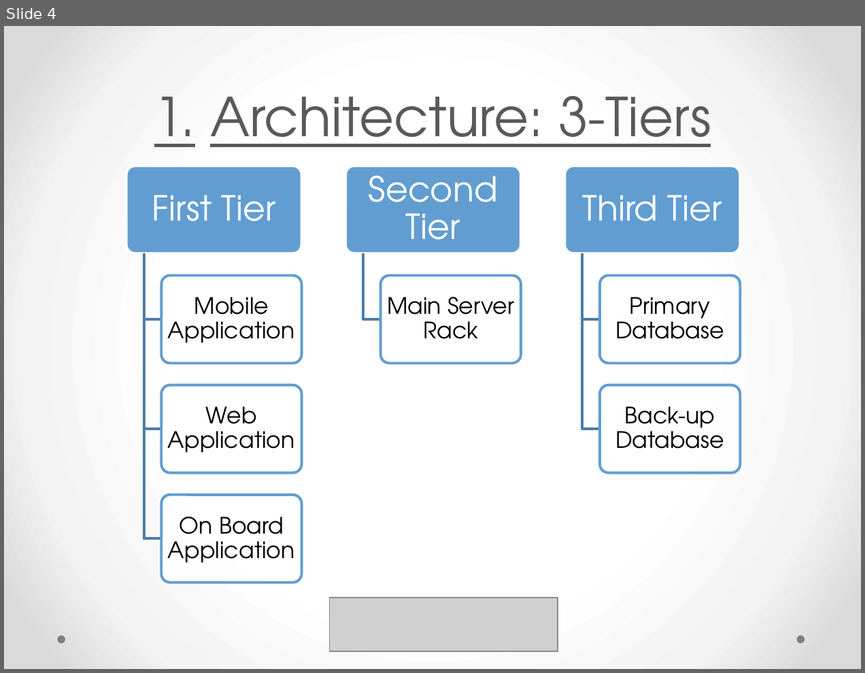
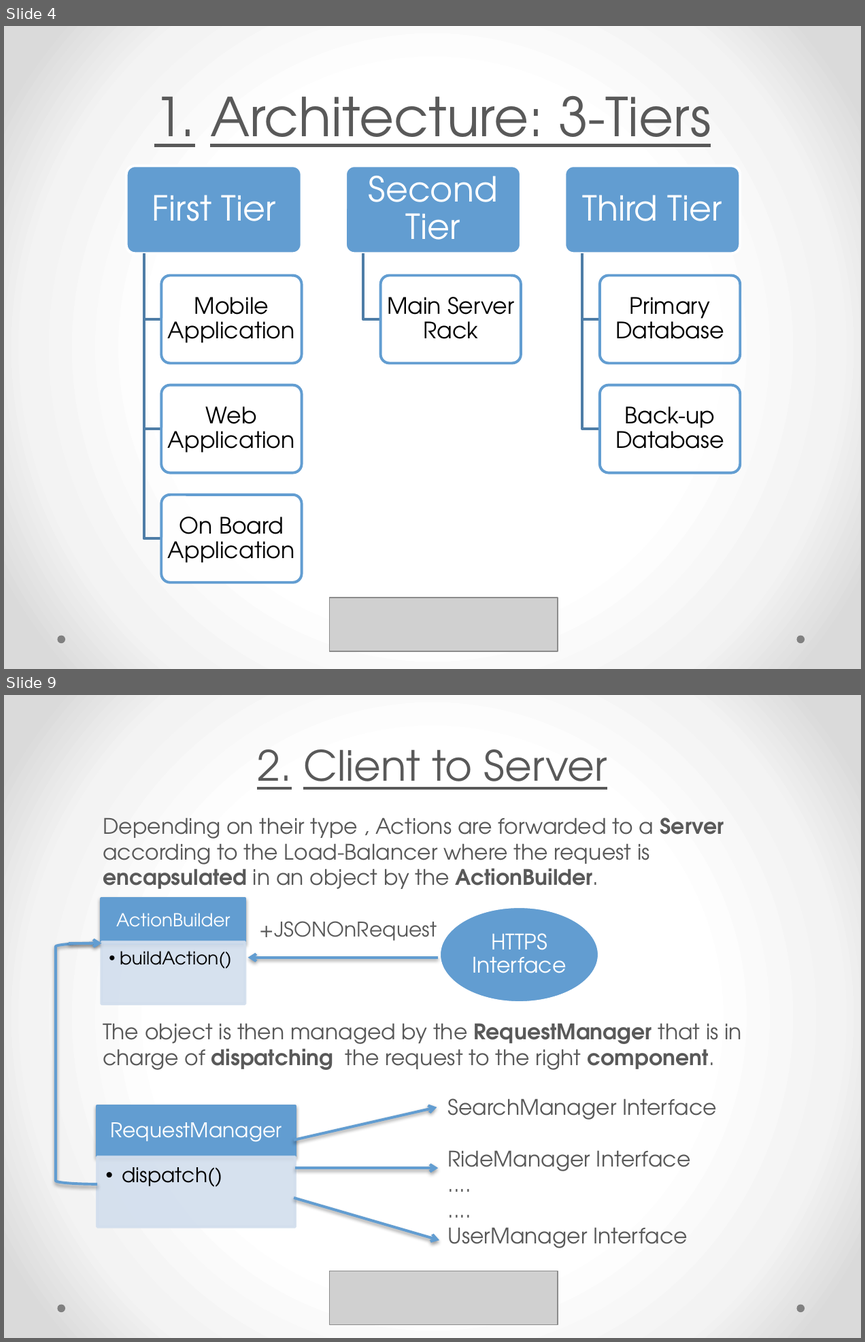
Before and after one commit to yangi92/SE2_PowerEnJoy, a slide deck: PP/PresentationDD.pptx. Shown one above the other, each under a label of ours: slide 4 before the commit, slides 4 and 9 after it; the slides between them are not shown. The pictures are 865x673 and 865x1342 pixels, drawn with LibreOffice and Linux fonts; fonts in the diff are those of the drawing; grey boxes stand for pictures. Boxes give left, top, right and bottom in pixels: in the first picture for what was removed or moved away, otherwise in the second. Text is boxed around its words. In the diff, an @@ line names an element or a change of style, - is before the commit and + after.

Commit message:
PP DD updated

```diff
--- a/PP/PresentationDD.pptx
+++ b/PP/PresentationDD.pptx
@@ slide 9 added at (4, 695, 861, 1338), background gradient #FFFFFF to #F4F4F4 to #DADADA; not listed: 2 template elements that a slide beside it also shows @@
@@ title added at (257, 749, 607, 790), 35 pt, text #595959, underline @@
+2. Client to Server
@@ text added at (103, 817, 742, 1070), 18 pt, text #595959 @@
+Depending on their type , Actions are forwarded to a Server according to the Load-Balancer where the request is encapsulated in an object by the ActionBuilder.
++JSONOnRequest
+The object is then managed by the RequestManager that is in charge of dispatching the request to the right component.
@@ ellipse added at (439, 906, 598, 1002), fill #629DD1, outline #FFFFFF 2.25 pt @@
@@ text added at (472, 933, 566, 973), 18 pt, text #FFFFFF @@
+HTTPS
+Interface
@@ left bracket added at (56, 943, 97, 1183), outline #629DD1 2.25 pt @@
@@ arrow added from (68, 943) to (102, 943), #629DD1 2.25 pt @@
@@ group added at (102, 899, 245, 1004): 2 rectangles, 2 texts @@
+ActionBuilder
+  •• buildAction()
@@ arrow added from (439, 957) to (248, 957), #629DD1 2.25 pt @@
@@ text added at (447, 1098, 717, 1248), 18 pt, text #595959 @@
+SearchManager Interface
+RideManager Interface
+....
+....
+UserManager Interface
@@ arrow added from (294, 1140) to (436, 1107), #629DD1 2.25 pt @@
@@ group added at (97, 1106, 295, 1227): 2 rectangles, 2 texts @@
+RequestManager
+  •• dispatch()
@@ arrow added from (295, 1168) to (439, 1168), #629DD1 2.25 pt @@
@@ arrow added from (294, 1198) to (439, 1240), #629DD1 2.25 pt @@
@@ picture added at (330, 1271, 558, 1325) @@
```
Also in this commit, not shown: 5 other slides added.
